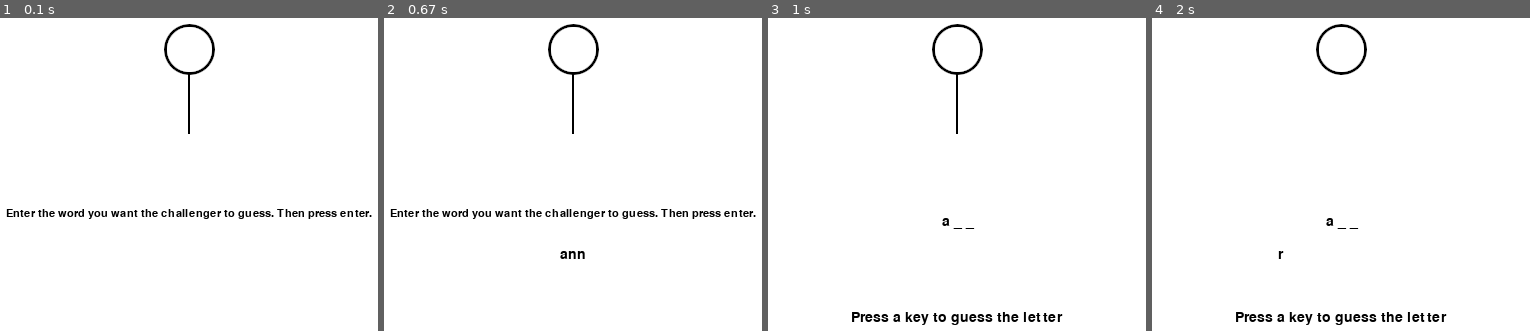
Above: before the commit, frames 1-4 (left to right).
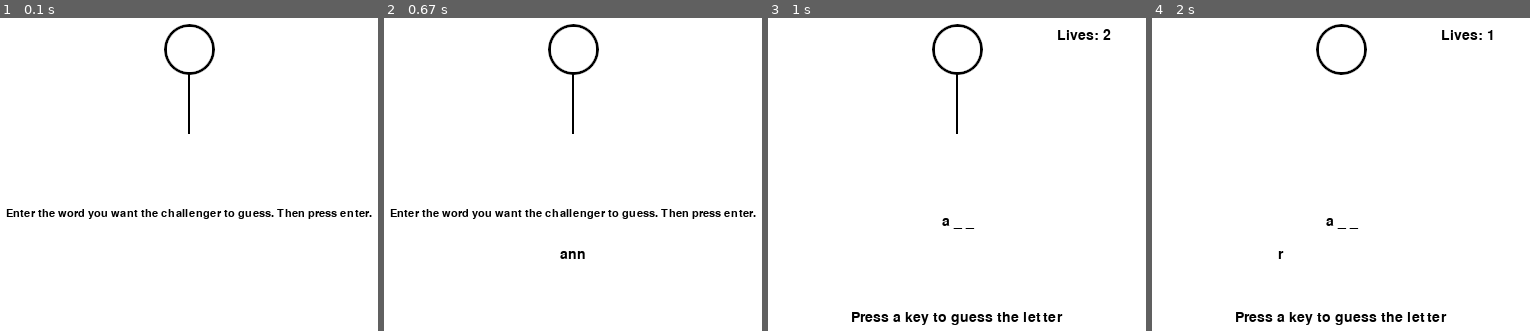
Above: after the commit, the same moments.

Repository: LogicMass621/python
Game: pygame game, started from hangman.py
Two runs of this game, one before a commit and one after it. Both use one fixed random seed, a clock stepped at 60 frames per second and the inputs below.
Inputs:
- Up to frame 1 (0.1 s): type "2 (at the terminal prompt)" at 0 s
- Up to frame 2 (0.67 s): type "ann" at 0.33 s
- Up to frame 3 (1 s): tap Enter at 0.67 s; type "a" at 0.88 s
- Up to frame 4 (2 s): tap Enter at 1.08, 1.97 s; type "r" at 1.67 s

Frames 1-2 are identical in both runs. In frame 3, 0.2% of the frame differs, in the area x 76-91%, y 3-8%; in frame 4, 0.2%.

Commit message:
fixed bug where it would delete letters in letter list if you entered a letter already in the list

Diff:
--- a/hangman.py
+++ b/hangman.py
@@ -82,6 +82,7 @@
 startWord=font.render(word,True,black,None)
 winText=font2.render('Yay! You Win! Press Any Key To Exit', True, black, None)
 loseText=font2.render('You Lost! Press Any Key To Exit', True, black, None)
+livesText=font.render(f'{lives}',True,black,None)
 formatLetters=''
 guessText = font.render(f'{formatLetters}', True, black, None)
 guessWord=''
@@ -131,6 +132,8 @@
         if alreadyGuessed==True:
             screen.blit(alreadyText,(int(screenWidth/2-alreadyText.get_width()/2),int(screenHeight*3/4-alreadyText.get_height()/4)))
         elif start==False:
+            livesText=font.render(f'Lives: {lives}',True,black,None)
+            screen.blit(livesText,(int(screenWidth*3/4),livesText.get_height()))
             screen.blit(instructionText,(int(screenWidth/2-instructionText.get_width()/2),int(screenHeight*3/4-instructionText.get_height()/4)))
         screen.blit(letterText,(int(screenWidth/2-letterText.get_width()/2),int(screenHeight*1/2)))
         screen.blit(guessText,(int(screenWidth/3),int(screenHeight*7/12)))
